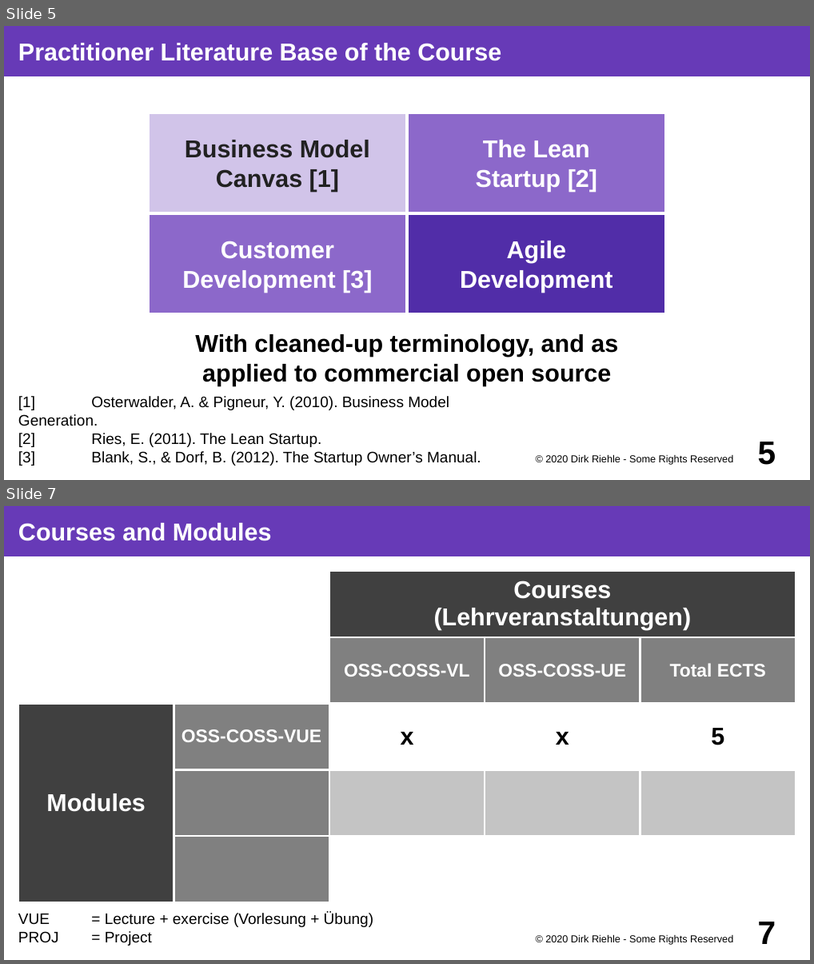
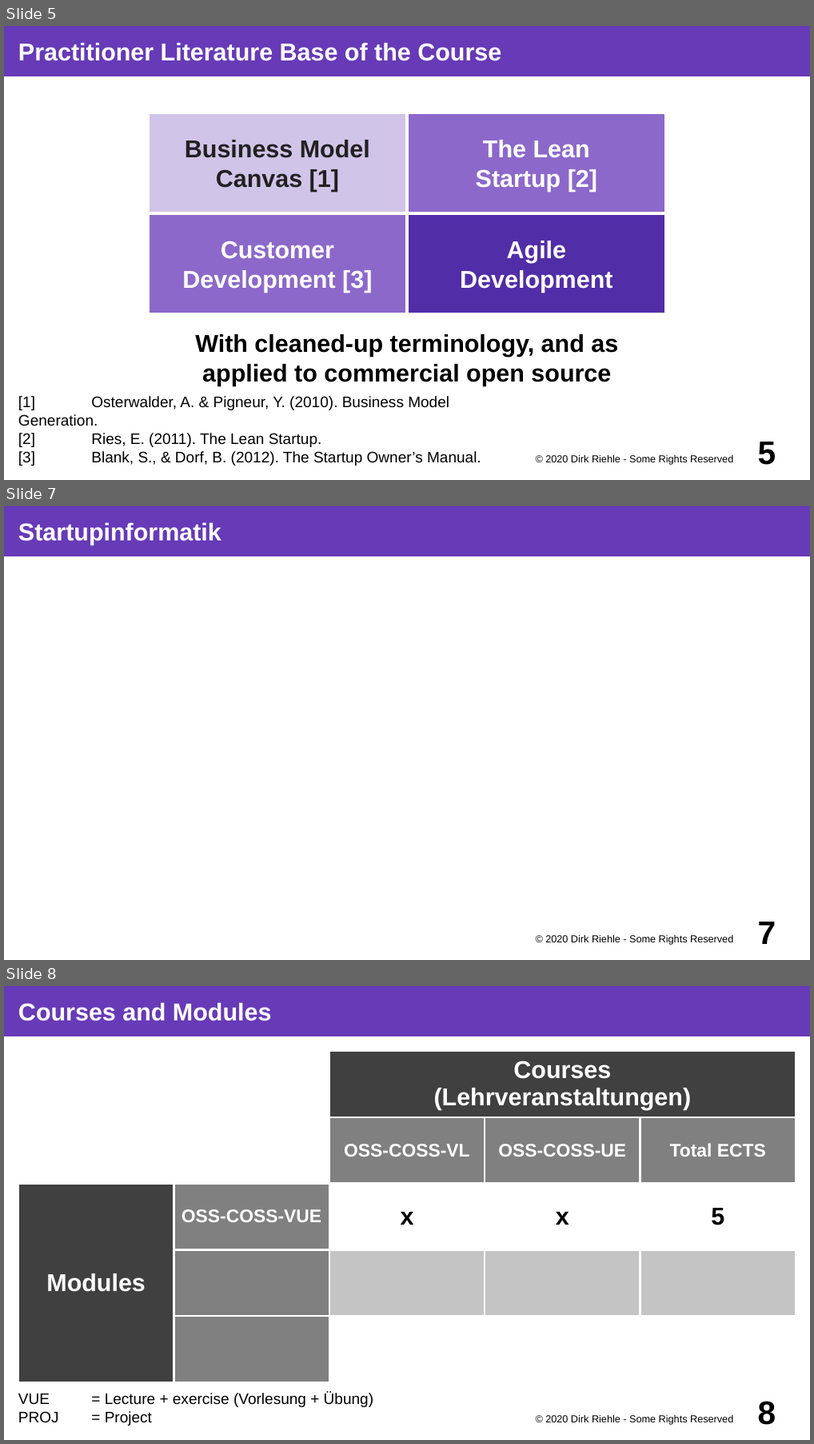
Before and after one commit to dirkriehle/coss-course, a slide deck: Lecture slides/COSS A01 - Course Introduction.odp. Shown one above the other, each under a label of ours: slides 5 and 7 before the commit, slides 5, 7 and 8 after it; the slides between them are not shown. The pictures are 814x964 and 814x1444 pixels, drawn with LibreOffice and Linux fonts; fonts in the diff are those of the drawing; background and template pictures are left out. Boxes give left, top, right and bottom in pixels: in the first picture for what was removed or moved away, otherwise in the second. Text is boxed around its words. In the diff, an @@ line names an element or a change of style, - is before the commit and + after.

Commit message:
Updates curriculu, startup informatik; moved product strategies to cloud service + updates; worked on fundraising

```diff
--- a/Lecture slides/COSS A01 - Course Introduction.odp
+++ b/Lecture slides/COSS A01 - Course Introduction.odp
@@ slide 7 added at (4, 506, 810, 960), background picture (left out) @@
@@ title added at (4, 506, 810, 556), fill #673AB7, 24 pt, text #FFFFFF, bold @@
+Startupinformatik
@@ text added at (546, 934, 734, 944), 10 pt, text #000000 @@
+© 2020 Dirk Riehle - Some Rights Reserved
@@ page number added at (758, 921, 777, 944), 32 pt, text #000000, bold @@
+7
@@ what was slide 7 is now slide 8 @@
@@ page number at (758, 1400, 777, 1424): text changed @@
-7
+8
```
Also in this commit, not shown: 1 slide changed, 23 other files.
